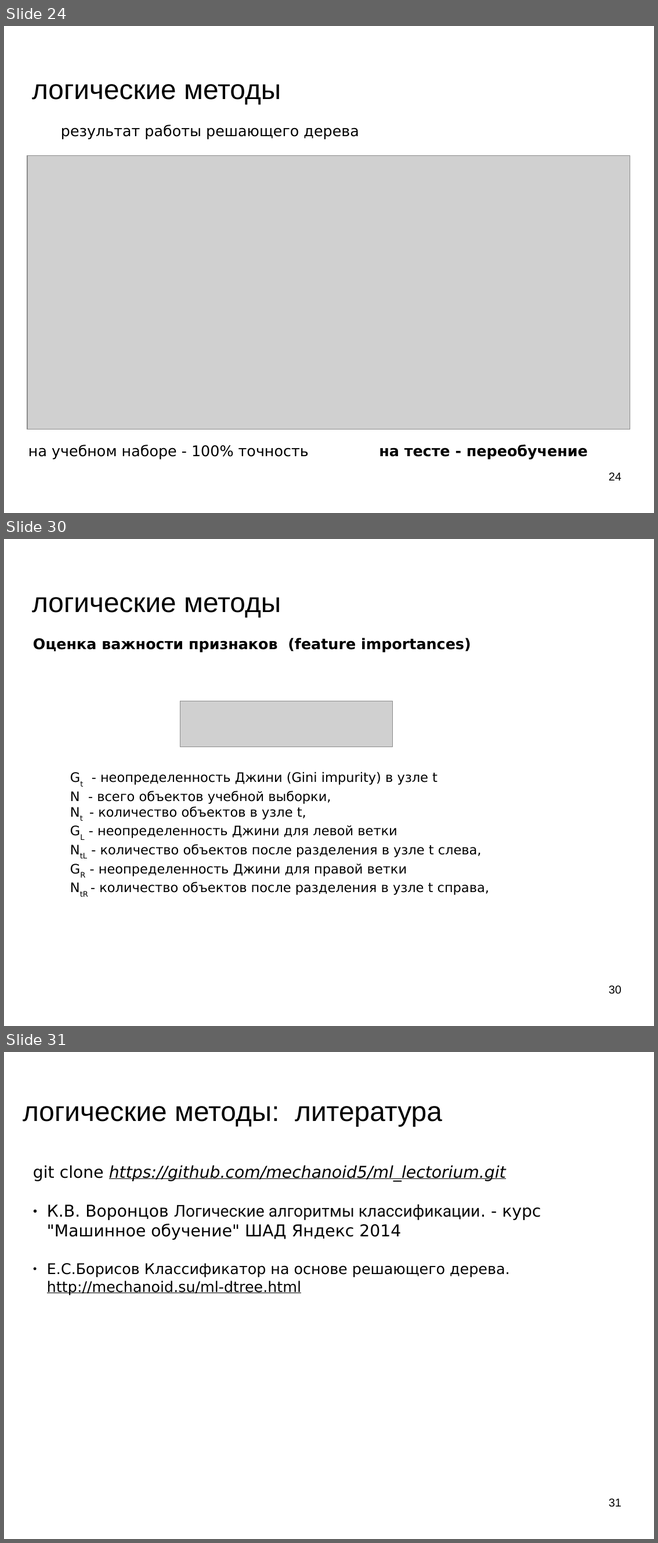
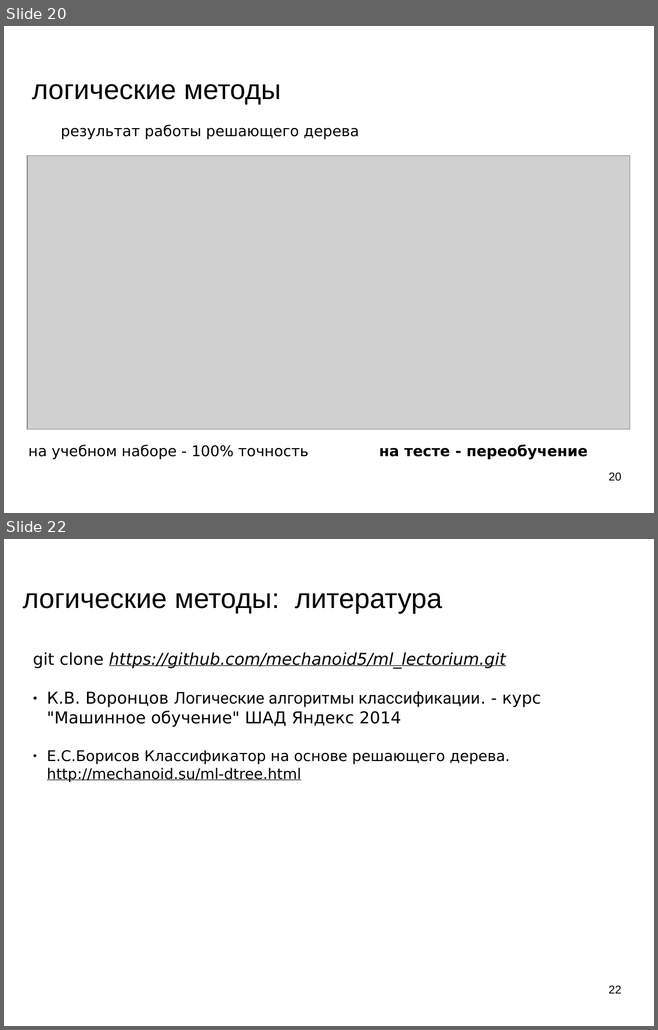
Before and after one commit to mechanoid5/ml_lectorium_legacy, a slide deck: 12-logical.odp. Shown one above the other, each under a label of ours: slides 24, 30 and 31 before the commit, slides 20 and 22 after it; the slides between them are not shown. The pictures are 658x1543 and 658x1030 pixels, drawn with LibreOffice and Linux fonts; fonts in the diff are those of the drawing; grey boxes stand for pictures; background and template pictures are left out. Boxes give left, top, right and bottom in pixels: in the first picture for what was removed or moved away, otherwise in the second. Text is boxed around its words. In the diff, an @@ line names an element or a change of style, - is before the commit and + after.

```diff
--- a/12-logical.odp
+++ b/12-logical.odp
@@ slide 30 removed at (4,539,654,1026), background picture (left out) @@
@@ title removed at (32,597,281,617) @@
-логические методы
@@ text removed at (33,638,471,653) @@
-Оценка важности признаков (feature importances)
@@ picture removed at (180,702,393,747) @@
@@ text removed at (70,772,489,895) @@
-Gt - неопределенность Джини (Gini impurity) в узле t
-N - всего объектов учебной выборки,
-Nt - количество объектов в узле t,
-GL - неопределенность Джини для левой ветки
-NtL - количество объектов после разделения в узле t слева,
-GR - неопределенность Джини для правой ветки
-NtR - количество объектов после разделения в узле t справа,
@@ page number removed at (608,986,621,994) @@
-30
@@ what was slide 24 is now slide 20 @@
@@ page number at (608,473,621,481): text changed @@
-24
+20
@@ what was slide 31 is now slide 22 @@
@@ page number at (608,986,621,994): text changed @@
-31
+22
```
Also in this commit, not shown: 8 slides changed, 8 other slides removed, 2 other files.
